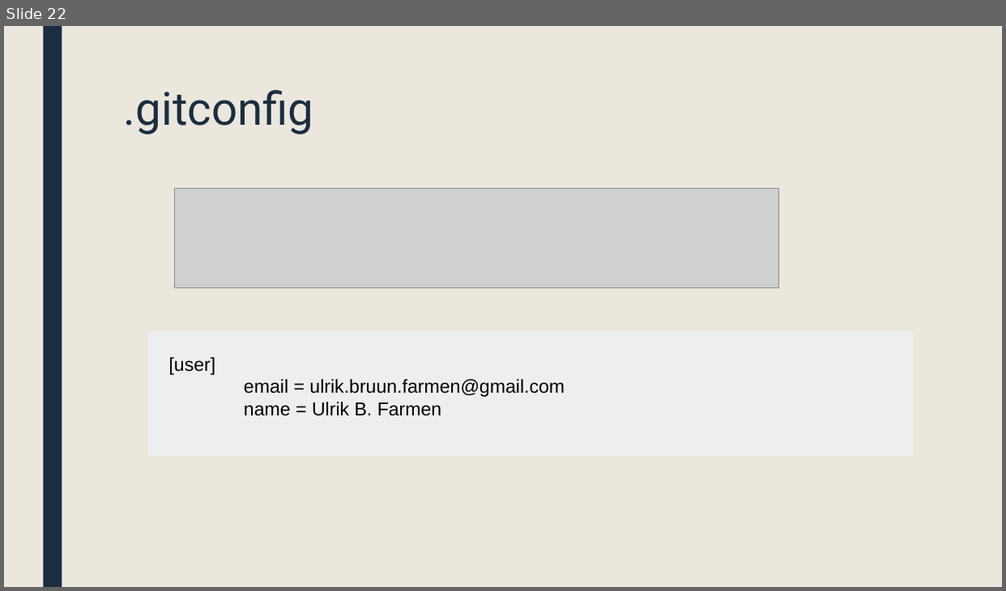
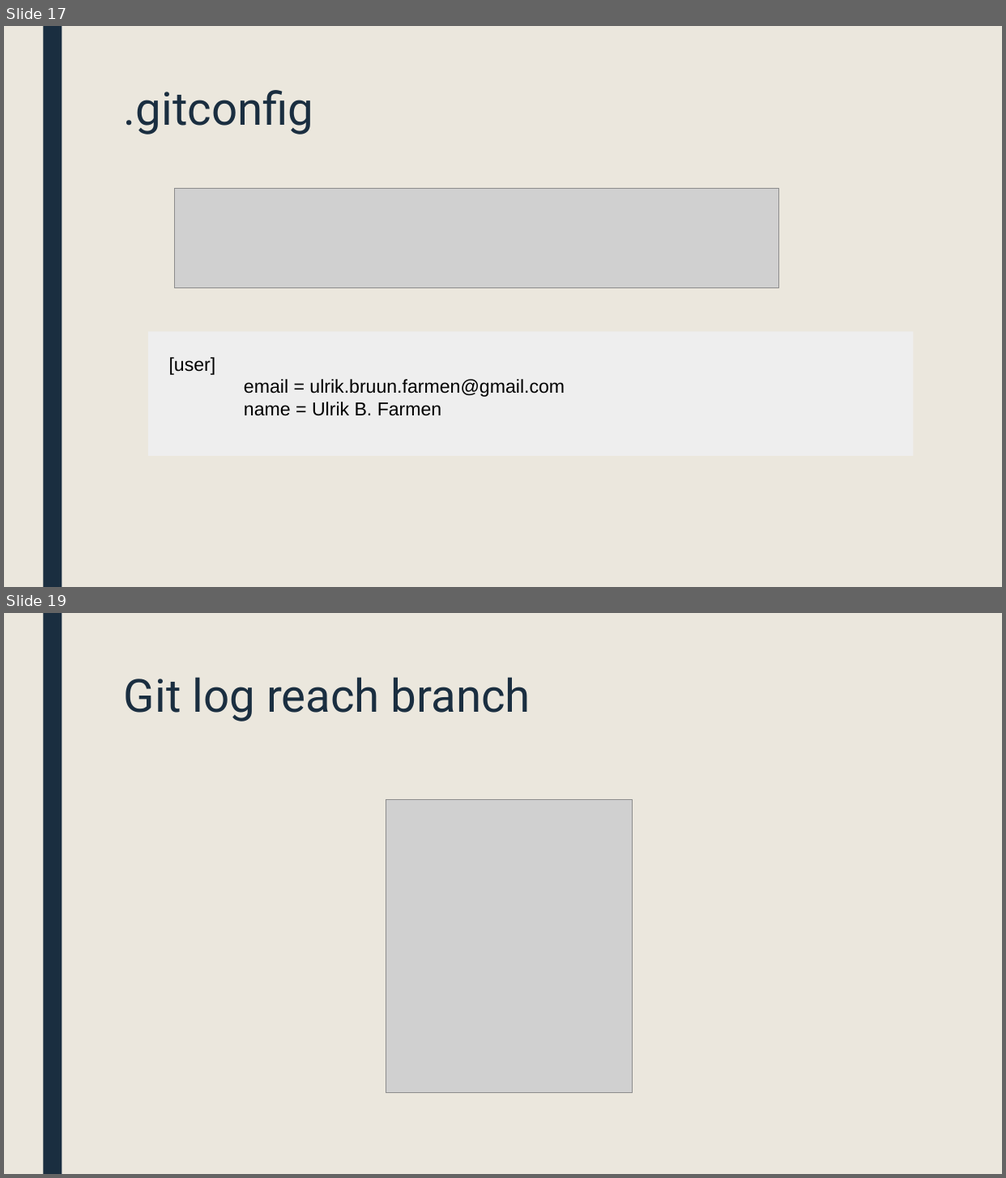
Before and after one commit to ufarm/sommer2016, a slide deck: GIT.pptx. Shown one above the other, each under a label of ours: slide 22 before the commit, slides 17 and 19 after it; the slides between them are not shown. The pictures are 1006x591 and 1006x1178 pixels, drawn with LibreOffice and Linux fonts; fonts in the diff are those of the drawing; grey boxes stand for pictures. Boxes give left, top, right and bottom in pixels: in the first picture for what was removed or moved away, otherwise in the second. Text is boxed around its words. In the diff, an @@ line names an element or a change of style, - is before the commit and + after.

Commit message:
Added images for branches

```diff
--- a/GIT.pptx
+++ b/GIT.pptx
@@ slide 19 added at [4,613,1002,1174], background #EBE7DD; not listed: 1 template element that a slide beside it also shows @@
@@ title added at [124,677,530,722], 44 pt, text #1A2E40 @@
+Git log reach branch
@@ picture added at [386,800,633,1093] @@
@@ what was slide 22 is now slide 17 @@
```
Also in this commit, not shown: 5 slides changed, 8 other slides added, 1 slide removed.
